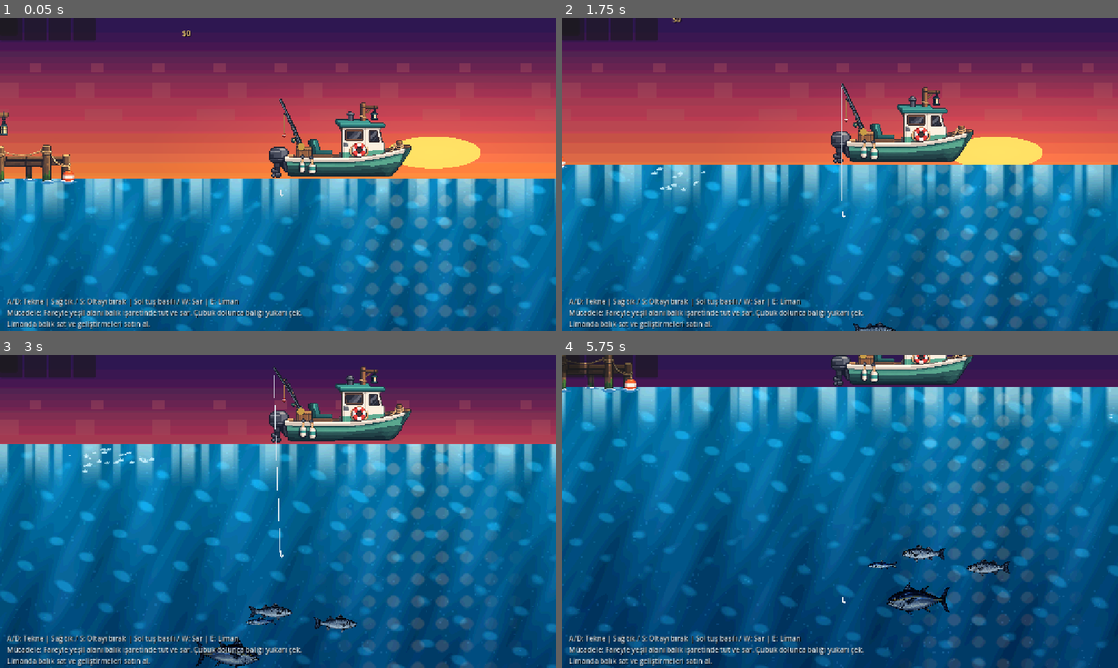
Above: before the commit, frames 1-4 (two rows, left to right).
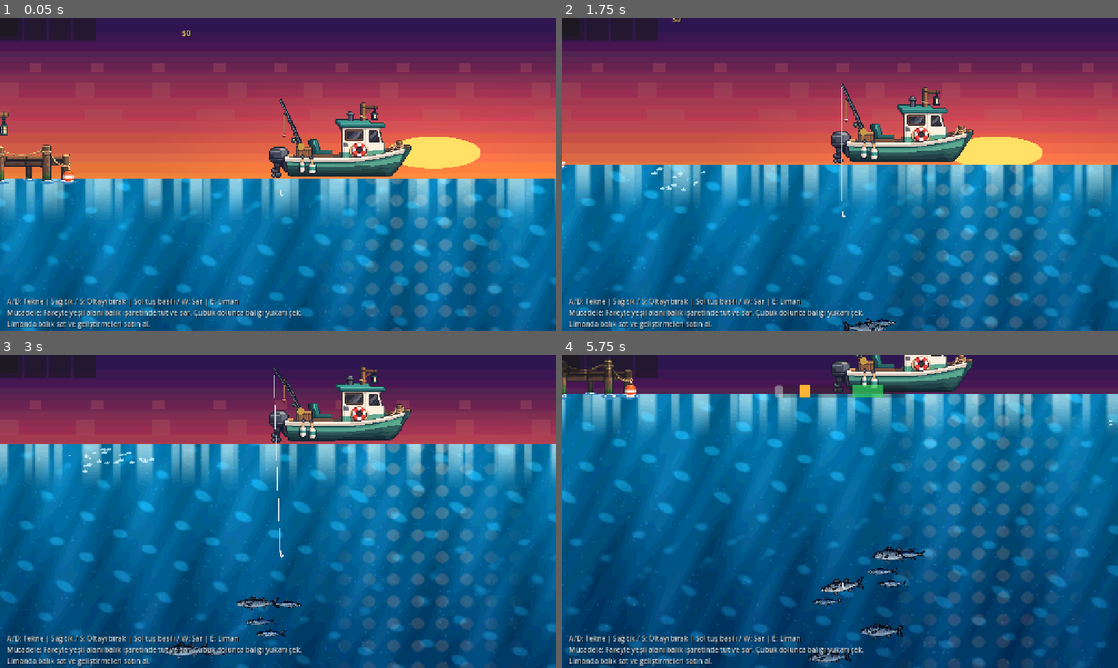
Above: after the commit, the same moments.

Repository: mirackayademir/TinyFisher
Game: Godot game, scene res://scenes/world.tscn
Two runs of this game, one before a commit and one after it. Both use one fixed random seed, a clock stepped at 60 frames per second and the inputs below.
Inputs (mouse positions are in pixels of both pictures, inside the frame that each line leads up to):
- Up to frame 1 (0.05 s): no input
- Up to frame 2 (1.75 s): move the mouse to (962, 158) at 0.52 s; hold D (move_right) 0.53-1.28 s; tap E (dock) at 0.6, 1.35 s; click (962, 158) at 0.67 s; move the mouse to (728, 190) at 1.27 s; hold S from 1.28 s (still down)
- Up to frame 3 (3 s): move the mouse to (333, 442) at 2.02 s; release S at 2.03 s; hold D (move_right) 2.03-2.78 s; tap E (dock) at 2.1, 2.85 s; move the mouse to (250, 574) at 2.77 s; hold W from 2.78 s (still down); click (250, 574) at 2.92 s
- Up to frame 4 (5.75 s): move the mouse to (1006, 558) at 3.52 s; release W at 3.53 s; hold A (move_left) 3.53-5.03 s; tap E (dock) at 3.6, 4.35, 5.1 s; move the mouse to (673, 464) at 4.27 s; move the mouse to (867, 511) at 5.02 s; hold S from 5.03 s (still down); click (867, 511) at 5.17 s

The runs differ from the first frame. In frame 2, 0.2% of the frame differs, in the area x 50-60%, y 95-100%; in frame 3, 1.4%; in frame 4, 9.0%, in the area x 0-100%, y 0-100%.

Commit message:
Increase fish population and spread

Diff:
--- a/scenes/fishing_spot.gd
+++ b/scenes/fishing_spot.gd
@@ -1,8 +1,8 @@
 extends Area2D
 
 @export var fish_scene: PackedScene
-@export var max_fish: int = 4
-@export var respawn_time: float = 2.0
+@export var max_fish: int = 8
+@export var respawn_time: float = 1.6
 
 var respawning: bool = false
 
@@ -46,31 +46,31 @@
 	var new_fish = fish_scene.instantiate()
 
 	new_fish.position = Vector2(
-		randf_range(-220.0, 220.0),
-		randf_range(-80.0, 120.0)
+		randf_range(-310.0, 310.0),
+		randf_range(-150.0, 220.0)
 	)
+	new_fish.swim_distance = randf_range(150.0, 280.0)
 
 	var roll: int = randi_range(1, 100)
 
 	if roll <= 45:
 		new_fish.fish_type = "Sardalya"
 		new_fish.fish_value = 10
-		new_fish.swim_speed = 70.0
+		new_fish.swim_speed = randf_range(68.0, 82.0)
 
 	elif roll <= 75:
 		new_fish.fish_type = "Levrek"
 		new_fish.fish_value = 25
-		new_fish.swim_speed = 55.0
+		new_fish.swim_speed = randf_range(50.0, 64.0)
 
 	elif roll <= 92:
 		new_fish.fish_type = "Uskumru"
 		new_fish.fish_value = 40
-		new_fish.swim_speed = 85.0
+		new_fish.swim_speed = randf_range(78.0, 96.0)
 
 	else:
 		new_fish.fish_type = "Ton Balığı"
 		new_fish.fish_value = 75
-		new_fish.swim_speed = 45.0
+		new_fish.swim_speed = randf_range(40.0, 52.0)
 
-	# Set the spawn position before _ready records the patrol centre.
 	add_child(new_fish)
